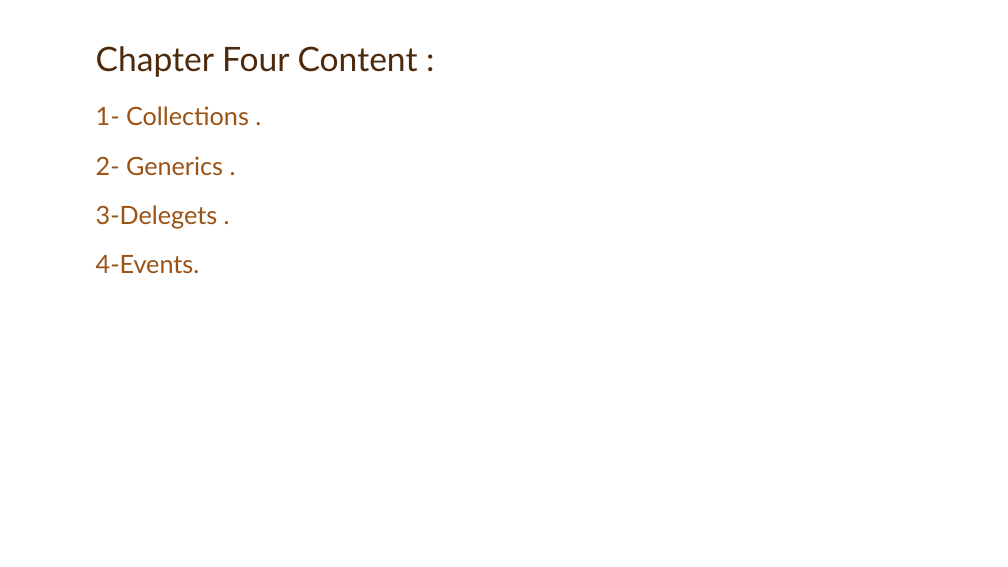
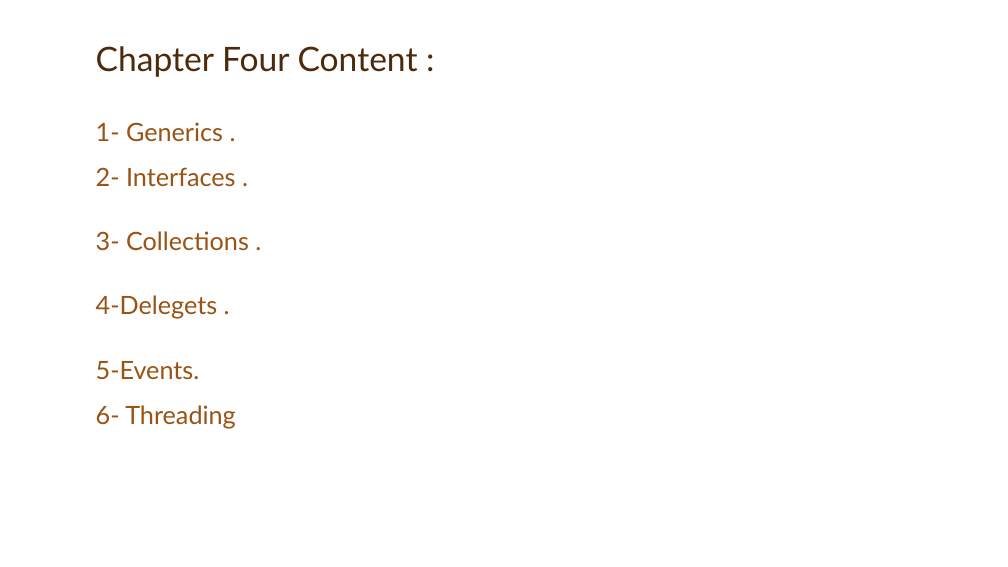
Before and after one commit to MinaAnwerRepo/android, a slide deck: slide 63 of Presentation/CSharpBasics.pptx. Drawn at 1008x567 pixels with LibreOffice and Linux fonts; fonts in the diff are those of the drawing; background and template pictures are left out. Boxes give left, top, right and bottom in pixels: in the first picture for what was removed or moved away, otherwise in the second. Text is boxed around its words. In the diff, an @@ line names an element or a change of style, - is before the commit and + after.

```diff
--- a/Presentation/CSharpBasics.pptx
+++ b/Presentation/CSharpBasics.pptx
@@ text at box(96, 122, 249, 429): text changed @@
-1- Collections .
-2- Generics .
-3-Delegets .
-4-Events.
+1- Generics .
+2- Interfaces .
+3- Collections .
+4-Delegets .
+5-Events.
+6- Threading
```
Also in this commit, not shown: 6 other slides changed, 9 slides added, 5 slides removed, 2 other files.
